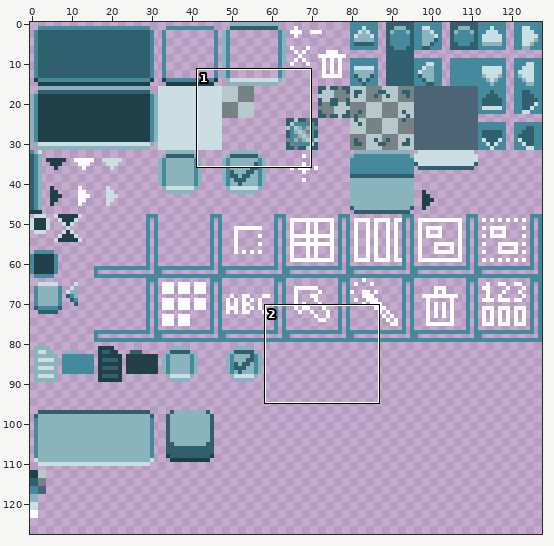
Edited in one commit: sprite sheet (Quadtastic/res/style.png). Above, an overview of the earlier version with the close-up marked.
Close-up. Earlier state:
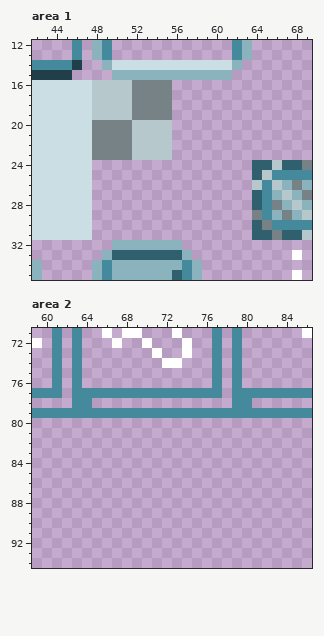
The file is 128x128 pixels. Shown: area 1: x 42..69, y 12..35; area 2: x 59..86, y 71..94.
Once edited:
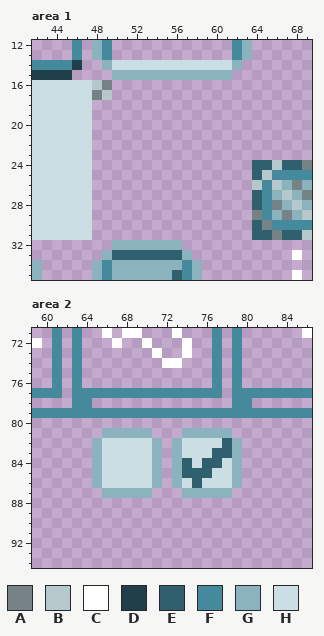
Palette (. is transparent): A #768285  B #b6c8cc  C #ffffff  D #203f49  E #305f6e  F #44899c  G #8ab3bd  H #cadee3
From old to new:
Area 1:
y 16: x 49..55 BBBAAAA -> A......
y 17: x 48 B -> A; x 50..55 BBAAAA -> ......
y 18..19: x 48..55 BBBBAAAA -> ........
y 20..23: x 48..55 AAAABBBB -> ........
Area 2:
y 81: x 66..70 ..... -> GGGGG; x 74..78 ..... -> GGGGG
y 82: x 65..71 ....... -> GHHHHHG; x 73..79 ....... -> GHHHHEG
y 83: x 65..71 ....... -> GHHHHHG; x 73..79 ....... -> GHHHEEG
y 84: x 65..71 ....... -> GHHHHHG; x 73..79 ....... -> GEHEEHG
y 85: x 65..71 ....... -> GHHHHHG; x 73..79 ....... -> GEEEHHG
y 86: x 65..71 ....... -> GHHHHHG; x 73..79 ....... -> GHEHHHG
y 87: x 66..70 ..... -> GGGGG; x 74..78 ..... -> GGGGG
Changed places in both close-ups, as pixel boxes (x1, y1, x2, y2):
changed: (92, 80, 172, 160)
added: (92, 428, 242, 498)
